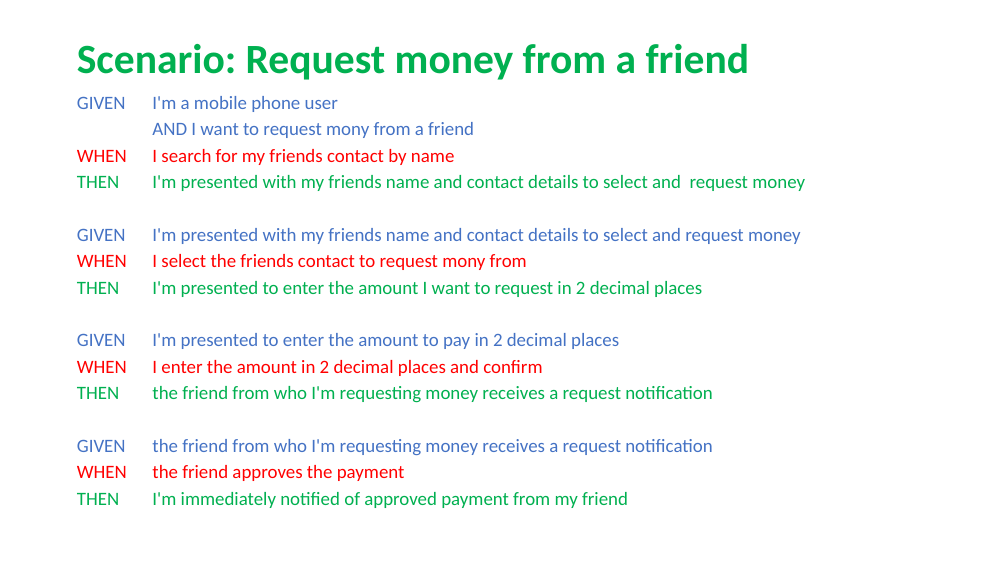
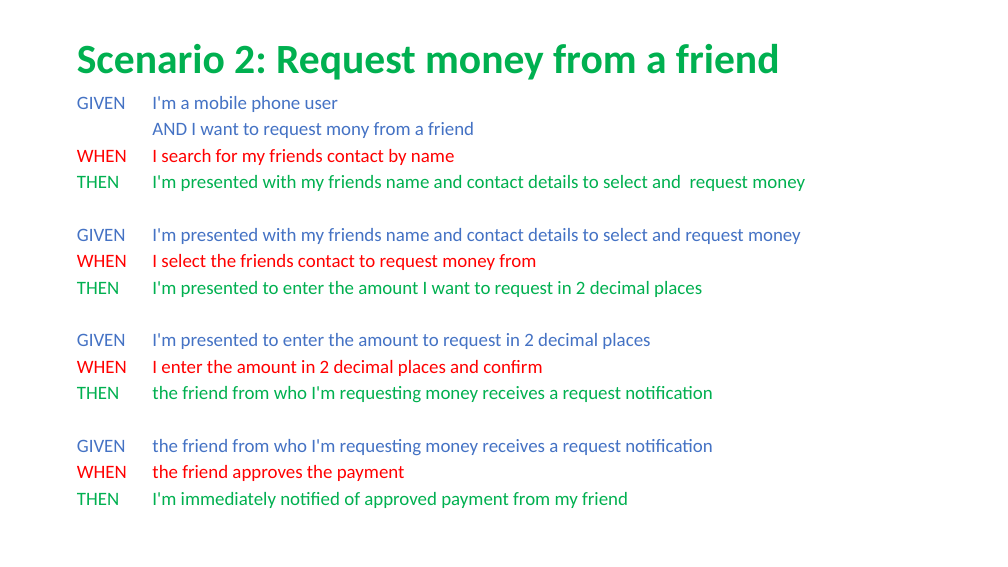
Before and after one commit to RaghavanKasthuri/Business-Analysis, a slide deck: slide 3 of BDD - Specification By Examples.pptx. Drawn at 1008x567 pixels with LibreOffice and Linux fonts; fonts in the diff are those of the drawing. Boxes give left, top, right and bottom in pixels: in the first picture for what was removed or moved away, otherwise in the second. Text is boxed around its words. In the diff, an @@ line names an element or a change of style, - is before the commit and + after.

```diff
--- a/BDD - Specification By Examples.pptx
+++ b/BDD - Specification By Examples.pptx
@@ title at <box>77,43,780,80</box>: text changed @@
-Scenario: Request money from a friend
+Scenario 2: Request money from a friend
@@ text at <box>152,254,536,270</box>: text changed @@
-WHEN I select the friends contact to request mony from
+WHEN I select the friends contact to request money from
@@ text at <box>77,333,650,349</box>: text changed @@
-GIVEN I'm presented to enter the amount to pay in 2 decimal places
+GIVEN I'm presented to enter the amount to request in 2 decimal places
```
Also in this commit, not shown: 2 other slides changed, 1 other file.
